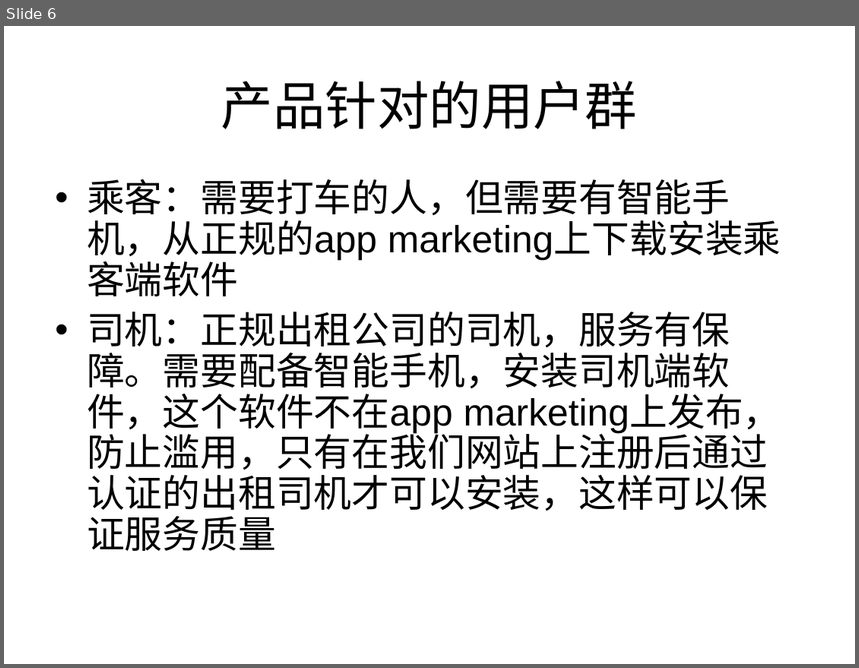
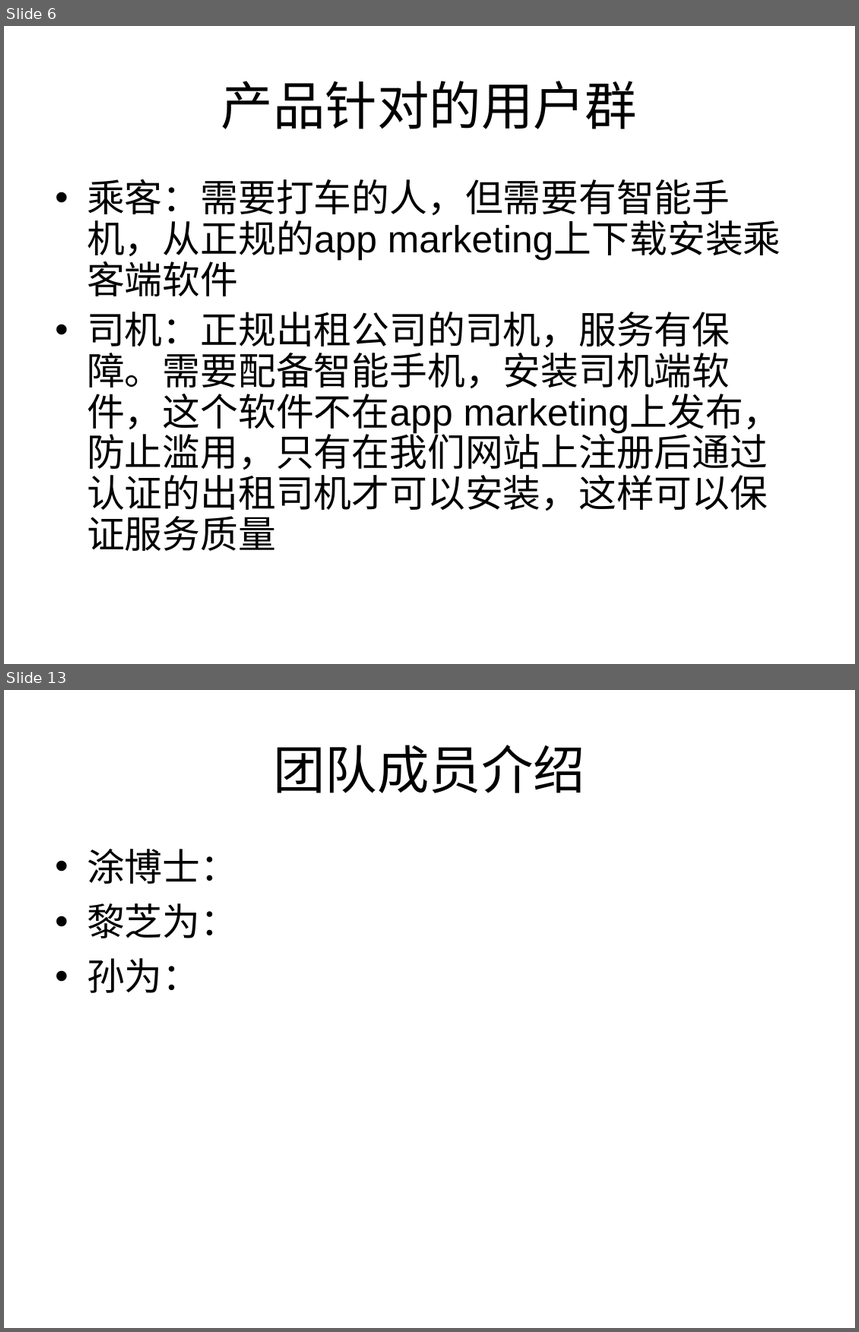
Before and after one commit to uwitec/icallcenter, a slide deck: callcenter/doc/商业计划书.ppt. Shown one above the other, each under a label of ours: slide 6 before the commit, slides 6 and 13 after it; the slides between them are not shown. The pictures are 859x668 and 859x1332 pixels, drawn with LibreOffice and Linux fonts; fonts in the diff are those of the drawing. Boxes give left, top, right and bottom in pixels: in the first picture for what was removed or moved away, otherwise in the second. Text is boxed around its words. In the diff, an @@ line names an element or a change of style, - is before the commit and + after.

```diff
--- a/callcenter/doc/商业计划书.ppt
+++ b/callcenter/doc/商业计划书.ppt
@@ slide 13 added at box(4, 690, 855, 1328), background #FFFFFF @@
@@ title added at box(273, 745, 585, 793), 44 pt, text #000000 @@
+团队成员介绍
@@ text added at box(87, 849, 238, 993), 32 pt, text #000000 @@
+• 涂博士：
+• 黎芝为：
+• 孙为：
```
Also in this commit, not shown: 2 slides changed, 5 other slides added.
